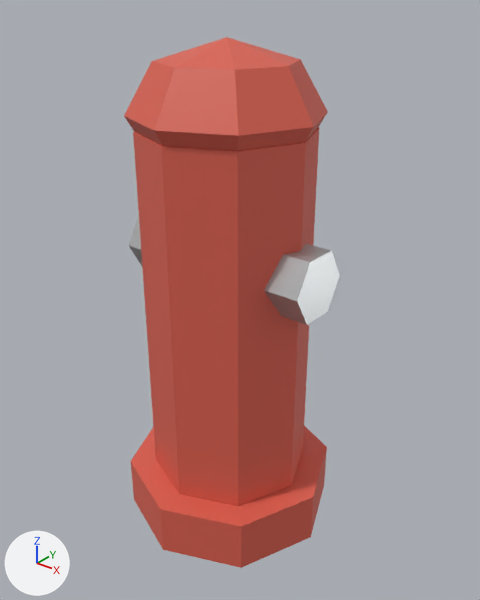
Two versions of the glTF model assets/models/hydrant.glb, one commit apart.
Both versions are drawn from a 50 mm camera at (0.553, -0.665, 0.776) aimed at (0.013, 0.009, 0.358). The lights are fixed; the arrows at lower left show +X, +Y and +Z. The first picture is the older version. Vertices at exactly the same position are counted once.

Objects in the first picture: 'hydrant'.
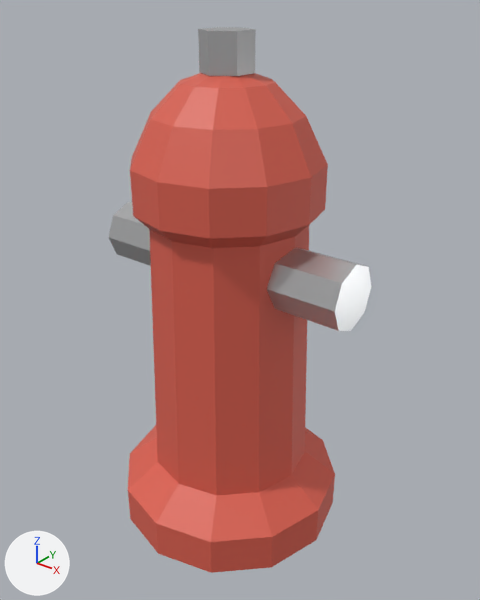
Changed parts and their boxes (x1, y1, x2, y2) in the pictures (480 x 600 px):
'hydrant', reshaped (22% wider): before (124, 37, 340, 568); after (109, 27, 372, 573)
part 1 of me_hydrant, added: after (267, 248, 372, 331)
part 2 of me_hydrant, added: after (109, 202, 151, 266)
part 3 of me_hydrant, added: after (198, 27, 256, 76)
part 4 of me_hydrant, rebuilt (11% wider, 32% taller): before (133, 127, 319, 506); after (128, 73, 335, 573)
part 5 of me_hydrant, deleted: before (129, 215, 340, 325)
part 6 of me_hydrant, deleted (red): before (131, 426, 327, 568)
part 7 of me_hydrant, deleted (red): before (124, 37, 328, 151)

The change in detail:
me_hydrant is used by ob_hydrant; location (0.0, 0.0, 0.0).
me_hydrant had 70 vertices, 124 faces and spanned x -0.16..0.16, y -0.16..0.16, z 0.0..0.711.
me_hydrant now has 141 vertices, 266 faces and spans x -0.2..0.2, y -0.17..0.17, z 0.0..0.72.
me_hydrant part 1: a new loose piece, an 8-sided cylinder along x spanning x 0.1..0.2, y -0.045..0.045, z 0.375..0.465, in mat_steel (light grey #ced0d1).
me_hydrant part 2: a new loose piece, an 8-sided cylinder along x spanning x -0.2..-0.1, y -0.045..0.045, z 0.375..0.465, in mat_steel (light grey #ced0d1).
me_hydrant part 3: a new loose piece, a 6-sided cylinder along z spanning x -0.03..0.03, y -0.035..0.035, z 0.67..0.72, in mat_steel (light grey #ced0d1).
me_hydrant part 4: the loose piece of 16 vertices spanning x -0.12..0.12, y -0.12..0.12, z 0.08..0.6 is rebuilt with 97 vertices and now spans x -0.17..0.17, y -0.17..0.17, z 0.0..0.68.
me_hydrant part 5: the loose piece of 12 vertices spanning x -0.15..0.15, y -0.05..0.05, z 0.377..0.463 is deleted.
Part 6, on me_hydrant:
16 vertices are removed from x -0.16..0.16, y -0.16..0.16, z 0.0..0.08.
28 faces are deleted.
Part 7, on me_hydrant:
26 vertices are removed from x -0.13..0.13, y -0.13..0.13, z 0.529..0.711.
48 faces are deleted.
